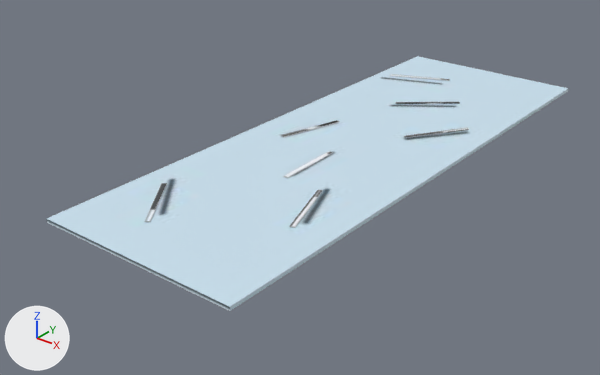
Renders of the glTF model www/models/obstaculos/placa_hielo.glb from each side of a commit.
One viewpoint serves both versions: a camera (50 mm lens) standing at (4.9, -7.08, 3.64) and looking at (-0.33, -0.54, -0.42). The axes (+X, +Y, +Z) are drawn at lower left. The lights are the same throughout. The older version comes first. Vertices at exactly the same position are counted once.

Before the edit, the objects in view are built like this:
```python
me_cube = bpy.data.meshes.new('Cube')
me_cube.from_pydata(...)  # 64 vertices, 96 faces; spans x -1.15..1.15, y -3.25..3.25, z 0.0..0.05
me_cube.materials.append(mat_placa_hielo)  # picture img_placa_hielo
ob_placa_hielo = bpy.data.objects.new('placa_hielo', me_cube)
ob_placa_hielo.location = (0.0, 0.0, 0.0)
```
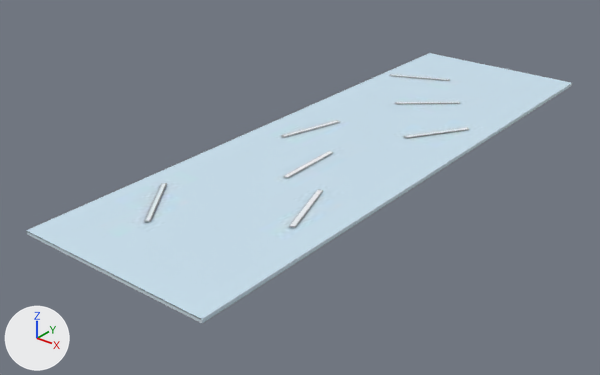
Changed parts and their boxes (x1, y1, x2, y2) in the pictures (600 x 375 px; the box of a moved part takes in the faces that stretch with it):
'placa_hielo', reshaped, surface changed: before (46, 56, 568, 311); after (26, 53, 572, 323)
part 1 of me_cube, moved or reshaped: before (46, 56, 568, 311); after (26, 53, 572, 323)
part 2 of me_cube, surface changed: before (46, 74, 568, 311); after (26, 74, 572, 323)

Edits to the bpy script that builds the scene:
```text
Change me_cube:
    used by ob_placa_hielo; location = (0.0, 0.0, 0.0)
    remove me_cube.from_pydata(...)  # 64 vertices, 96 faces; spans x -1.15..1.15, y -3.25..3.25, z 0.0..0.05
    add me_cube.from_pydata(...)  # 64 vertices, 96 faces; spans x -1.1..1.1, y -3.5..3.5, z 0.0..0.05
    me_cube part 1: the loose piece of 8 vertices spanning x -1.15..1.15, y -3.25..3.25, z 0.0..0.04 is scaled about its middle by (0.957, 1.08, 1)
    me_cube part 2: texture (UV) coordinates of 90 of 96 faces, centred in x -0.97..1.15, y -3.25..3.25, z 0.01..0.05, changed; they spanned u 0.95..1.0, v 0.0..1.0 and now span u 0.96..1.0, v 0.0..0.95
```
